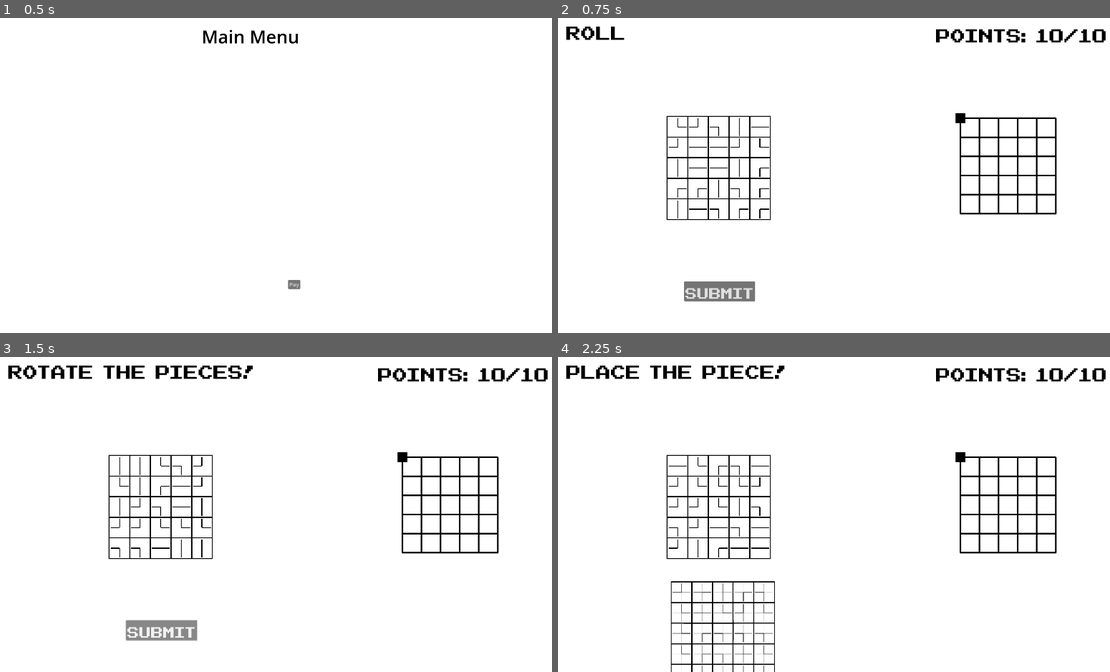
Above: before the commit, frames 1-4 (two rows, left to right).
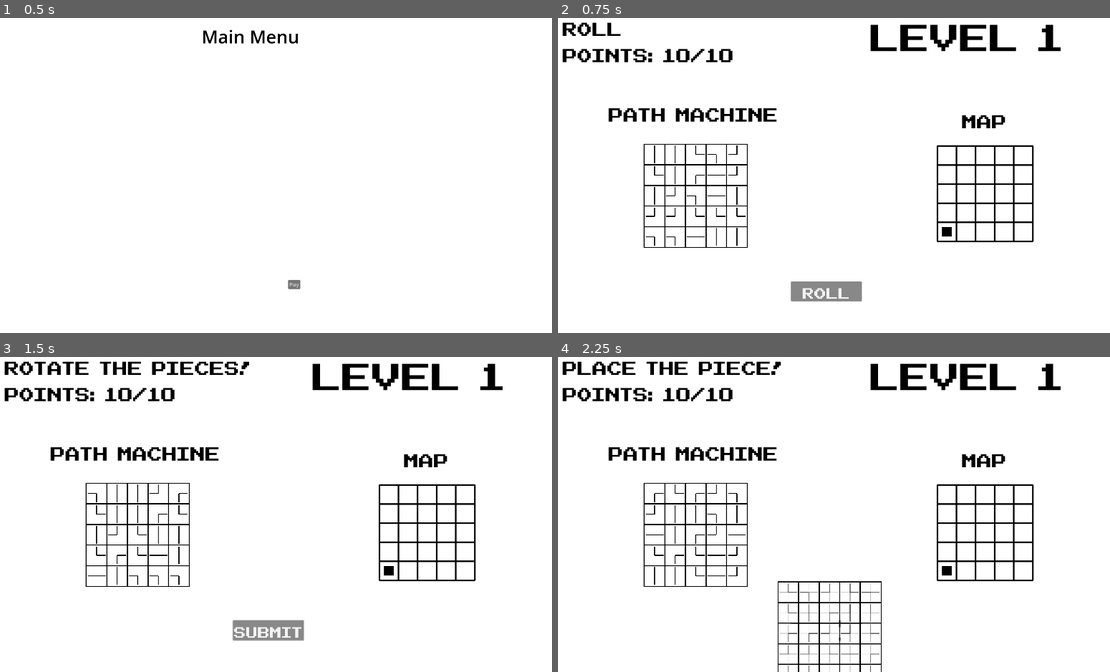
Above: after the commit, the same moments.

Repository: Peachball/gmtk-2025
Game: Godot game, scene res://scenes/menu.tscn
Same seed, same stepped clock (60 frames per second), same inputs: the game is played once before the commit and once after it.
Inputs:
- Up to frame 1 (0.5 s): no input
- Up to frame 2 (0.75 s): click "Play" at 0.5 s
- Up to frame 3 (1.5 s): click "Submit" (after the commit: "Roll") at 1.25 s
- Up to frame 4 (2.25 s): click "Submit" at 2 s

Frame 1 is identical in both runs. In frame 2, 10% of the frame differs, in the area x 0-100%, y 1-90%; in frame 3, 11%; in frame 4, 12%, in the area x 0-100%, y 1-100%.
Error before the commit: Invalid assignment of property or key 'text' with value of type 'String' on a base object of type 'null instance'. (res://scenes/level.gd:28)

Commit message:
add labels and other ui positioning updates

Diff:
--- a/objects/slot_machine.tscn
+++ b/objects/slot_machine.tscn
@@ -1,10 +1,21 @@
-[gd_scene load_steps=3 format=3 uid="uid://jjl5ordimcp4"]
+[gd_scene load_steps=4 format=3 uid="uid://jjl5ordimcp4"]
 
 [ext_resource type="Script" uid="uid://br6tw46pbrgit" path="res://objects/slot_machine.gd" id="1_q8r2u"]
 [ext_resource type="PackedScene" uid="uid://dbeekhwtd32r0" path="res://objects/tile.tscn" id="2_y5krj"]
+[ext_resource type="FontFile" uid="uid://b274shtmu3nu3" path="res://NESCyrillic.ttf" id="3_omphe"]
 
 [node name="SlotMachine" type="Node2D"]
 script = ExtResource("1_q8r2u")
 tile_scene = ExtResource("2_y5krj")
 
 [node name="Tiles" type="Node2D" parent="."]
+
+[node name="MachineLabel" type="Label" parent="."]
+offset_left = -122.0
+offset_top = -146.0
+offset_right = 447.0
+offset_bottom = -72.0
+theme_override_colors/font_color = Color(0, 0, 0, 1)
+theme_override_fonts/font = ExtResource("3_omphe")
+theme_override_font_sizes/font_size = 100
+text = "Path Machine"
--- a/objects/world_map.tscn
+++ b/objects/world_map.tscn
@@ -1,9 +1,20 @@
-[gd_scene load_steps=3 format=3 uid="uid://yuuhuoojdr0t"]
+[gd_scene load_steps=4 format=3 uid="uid://yuuhuoojdr0t"]
 
 [ext_resource type="Script" uid="uid://8mo66ww5qs30" path="res://objects/world_map.gd" id="1_byqtc"]
 [ext_resource type="PackedScene" uid="uid://d216s1x61xwa0" path="res://objects/player.tscn" id="2_6gtln"]
+[ext_resource type="FontFile" uid="uid://b274shtmu3nu3" path="res://NESCyrillic.ttf" id="3_86m30"]
 
 [node name="WorldMap" type="Node2D"]
 script = ExtResource("1_byqtc")
 
 [node name="Player" parent="." instance=ExtResource("2_6gtln")]
+
+[node name="MapLabel" type="Label" parent="."]
+offset_left = 83.0
+offset_top = -126.0
+offset_right = 408.0
+offset_bottom = -52.0
+theme_override_colors/font_color = Color(0, 0, 0, 1)
+theme_override_fonts/font = ExtResource("3_86m30")
+theme_override_font_sizes/font_size = 100
+text = "Map"
--- a/scenes/level.tscn
+++ b/scenes/level.tscn
@@ -10,42 +10,51 @@
 metadata/_edit_lock_ = true
 
 [node name="SlotMachine" parent="." instance=ExtResource("2_w8frs")]
-position = Vector2(388, 357)
+position = Vector2(311, 450)
 
 [node name="WorldMap" parent="." instance=ExtResource("3_mx8sn")]
-position = Vector2(1368, 360)
+position = Vector2(1291, 453)
 
 [node name="RollSubmitButton" type="Button" parent="."]
-offset_left = 442.0
+offset_left = 800.0
 offset_top = 907.0
-offset_right = 479.0
-offset_bottom = 938.0
+offset_right = 1038.0
+offset_bottom = 974.0
 theme_override_fonts/font = ExtResource("4_mx8sn")
 theme_override_font_sizes/font_size = 80
 text = "Submit"
 metadata/_edit_lock_ = true
 
 [node name="PointLabel" type="Label" parent="."]
-offset_left = 1286.0
-offset_top = 39.0
-offset_right = 1861.0
-offset_bottom = 113.0
+offset_left = 35.0
+offset_top = 105.0
+offset_right = 610.0
+offset_bottom = 179.0
 theme_override_colors/font_color = Color(0, 0, 0, 1)
 theme_override_fonts/font = ExtResource("4_mx8sn")
 theme_override_font_sizes/font_size = 100
 text = "Points: 10/10"
 
 [node name="StateLabel" type="Label" parent="."]
-offset_left = 47.0
-offset_top = 30.0
-offset_right = 247.0
-offset_bottom = 104.0
+offset_left = 35.0
+offset_top = 17.0
+offset_right = 235.0
+offset_bottom = 91.0
 theme_override_colors/font_color = Color(0, 0, 0, 1)
 theme_override_fonts/font = ExtResource("4_mx8sn")
 theme_override_font_sizes/font_size = 100
 text = "Roll"
 
 [node name="HeldTiles" type="Node2D" parent="."]
-position = Vector2(388, 351)
+position = Vector2(311, 444)
+
+[node name="LevelLabel" type="Label" parent="."]
+offset_left = 1067.0
+offset_top = 1.0
+offset_right = 1107.0
+offset_bottom = 148.0
+theme_override_colors/font_color = Color(0, 0, 0, 1)
+theme_override_fonts/font = ExtResource("4_mx8sn")
+theme_override_font_sizes/font_size = 200
 
 [connection signal="pressed" from="RollSubmitButton" to="." method="_on_roll_submit_button_pressed"]
